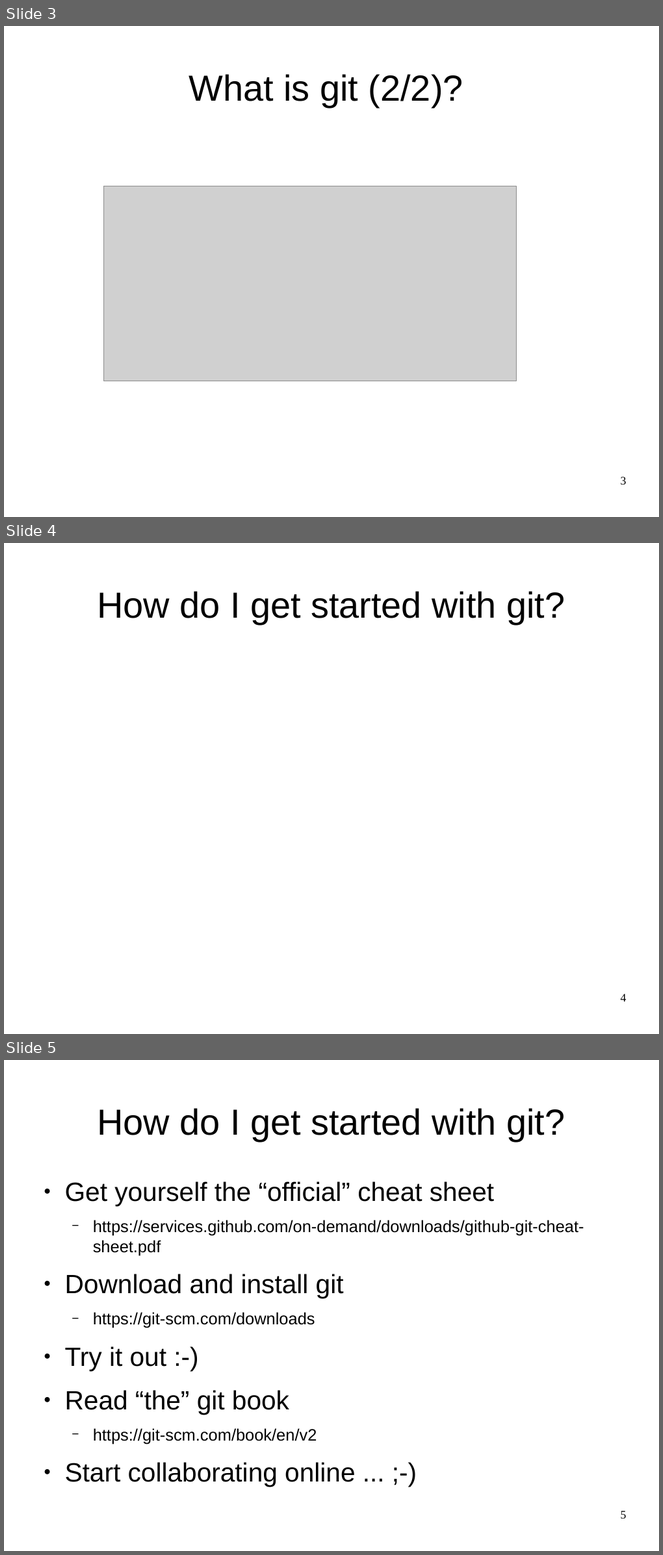
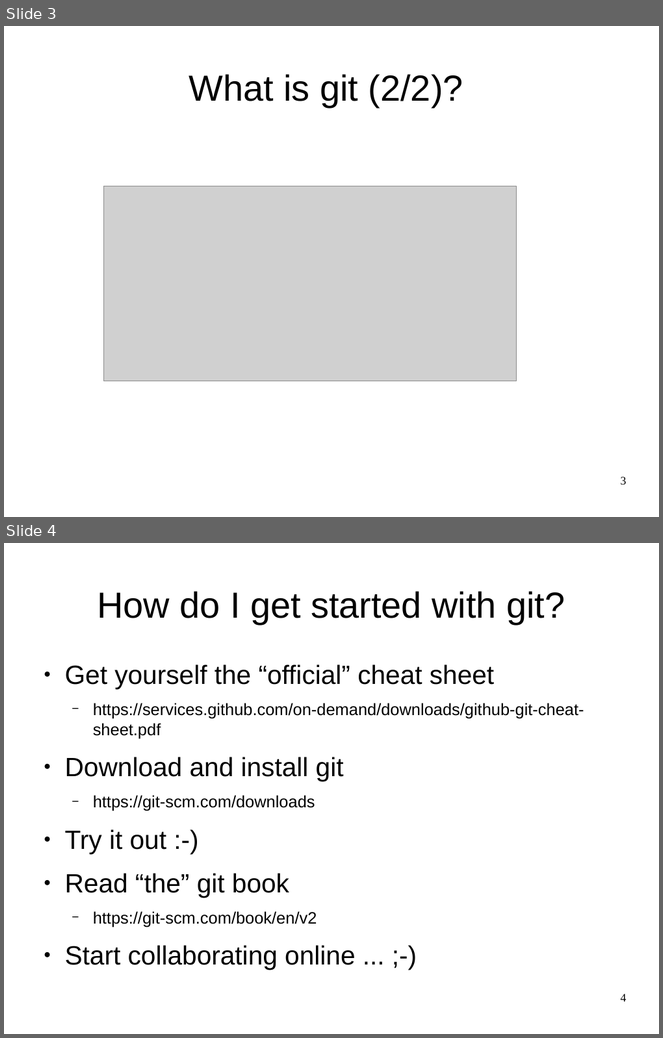
Before and after one commit to FCCVienna/FCCVienna, a slide deck: talks/2017-02-24_git_quick_and_dirty.odp. Shown one above the other, each under a label of ours: slides 3, 4 and 5 before the commit, slides 3 and 4 after it. The pictures are 663x1555 and 663x1038 pixels, drawn with LibreOffice and Linux fonts; fonts in the diff are those of the drawing; grey boxes stand for pictures. Boxes give left, top, right and bottom in pixels: in the first picture for what was removed or moved away, otherwise in the second. Text is boxed around its words. In the diff, an @@ line names an element or a change of style, - is before the commit and + after.

Commit message:
Correct some minor errors in the presentation

```diff
--- a/talks/2017-02-24_git_quick_and_dirty.odp
+++ b/talks/2017-02-24_git_quick_and_dirty.odp
@@ slide 4 removed at <box>4,543,659,1034</box>, background #FFFFFF @@
@@ title removed at <box>97,591,565,624</box> @@
-How do I get started with git?
@@ page number removed at <box>621,994,627,1002</box> @@
-4
@@ what was slide 5 is now slide 4 @@
@@ page number at <box>621,994,627,1002</box>: text changed @@
-5
+4
```
